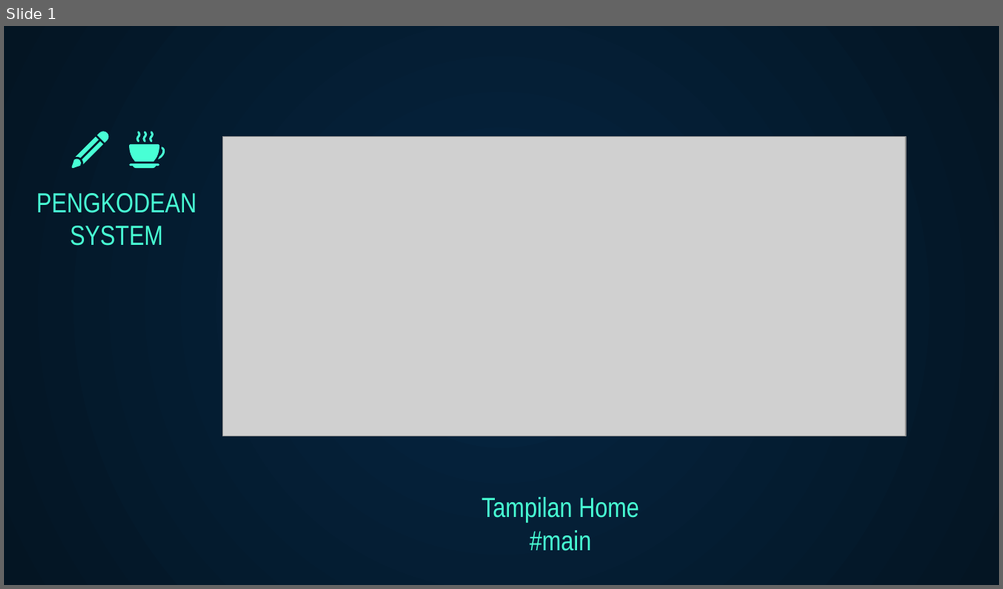
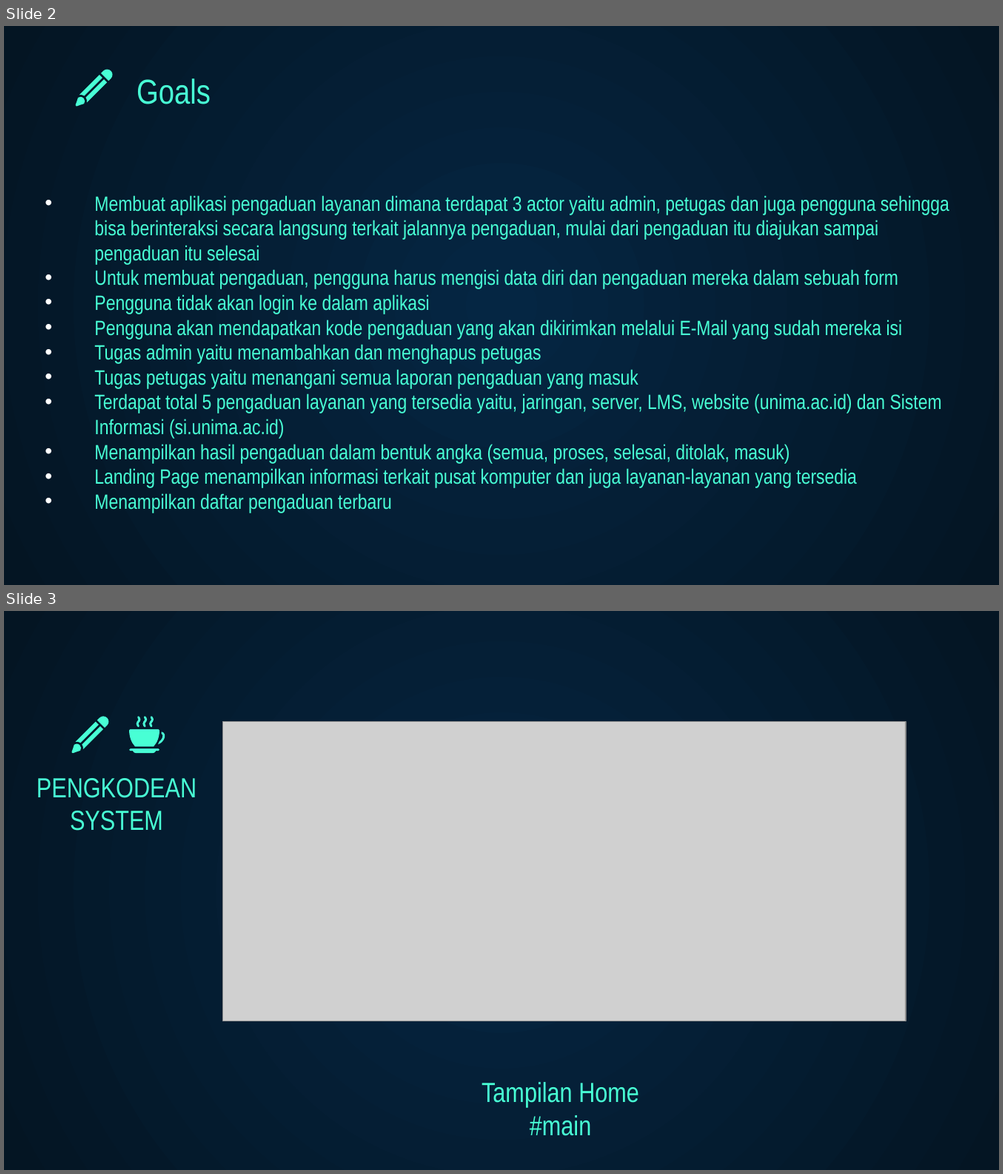
Before and after one commit to kokurate/Proposal, a slide deck: [] patch/Sprint 1.pptx. Shown one above the other, each under a label of ours: slide 1 before the commit, slides 2 and 3 after it. The pictures are 1003x589 and 1003x1174 pixels, drawn with LibreOffice and Linux fonts; fonts in the diff are those of the drawing; grey boxes stand for pictures. Boxes give left, top, right and bottom in pixels: in the first picture for what was removed or moved away, otherwise in the second. Text is boxed around its words. In the diff, an @@ line names an element or a change of style, - is before the commit and + after.

```diff
--- a/[] patch/Sprint 1.pptx
+++ b/[] patch/Sprint 1.pptx
@@ slide 2 added at <box>4,26,999,585</box>, background gradient #052643 to #041523 @@
@@ text added at <box>136,79,210,104</box>, 25 pt, text #48FFD5 @@
+Goals
@@ group added at <box>76,70,112,106</box>: 4 freeform shapes @@
@@ text added at <box>94,195,949,514</box>, 15 pt, text #48FFD5 @@
+• Membuat aplikasi pengaduan layanan dimana terdapat 3 actor yaitu admin, petugas dan juga pengguna sehingga bisa berinteraksi secara langsung terkait jalannya pengaduan, mulai dari pengaduan itu diajukan sampai pengaduan itu selesai
+• Untuk membuat pengaduan, pengguna harus mengisi data diri dan pengaduan mereka dalam sebuah form
+• Pengguna tidak akan login ke dalam aplikasi
+• Pengguna akan mendapatkan kode pengaduan yang akan dikirimkan melalui E-Mail yang sudah mereka isi
+• Tugas admin yaitu menambahkan dan menghapus petugas
+• Tugas petugas yaitu menangani semua laporan pengaduan yang masuk
+• Terdapat total 5 pengaduan layanan yang tersedia yaitu, jaringan, server, LMS, website (unima.ac.id) dan Sistem Informasi (si.unima.ac.id)
+• Menampilkan hasil pengaduan dalam bentuk angka (semua, proses, selesai, ditolak, masuk)
+• Landing Page menampilkan informasi terkait pusat komputer dan juga layanan-layanan yang tersedia
+• Menampilkan daftar pengaduan terbaru
@@ what was slide 1 is now slide 3 @@
```
Also in this commit, not shown: 1 other slide added, 6 other files.
